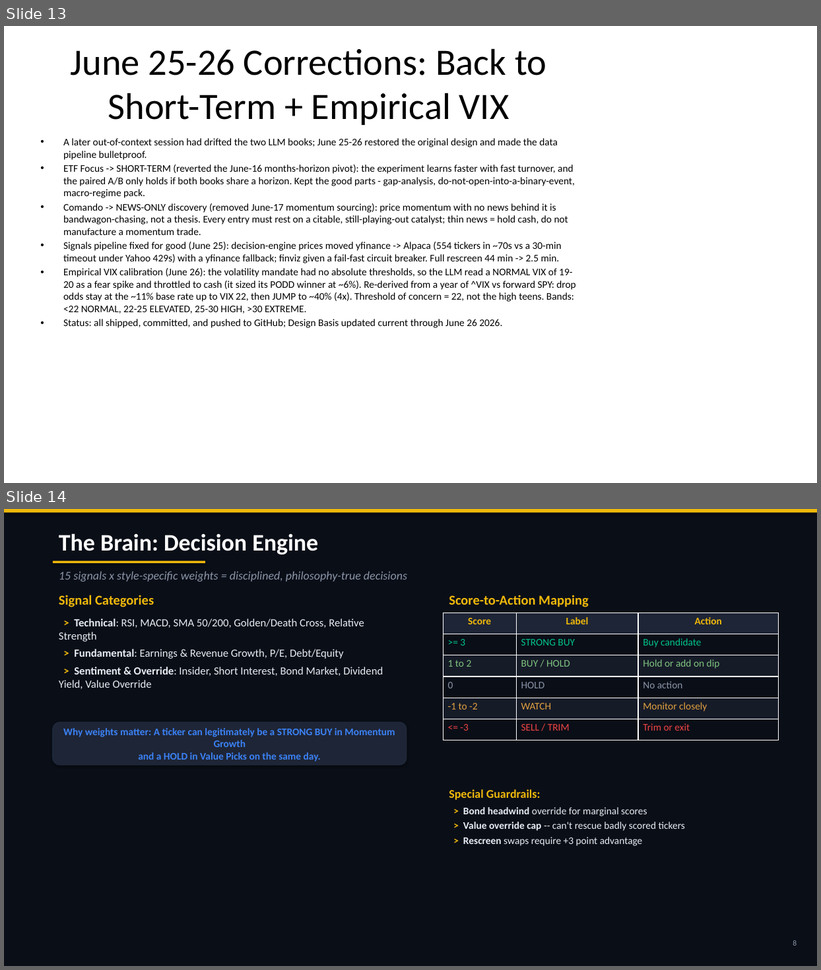
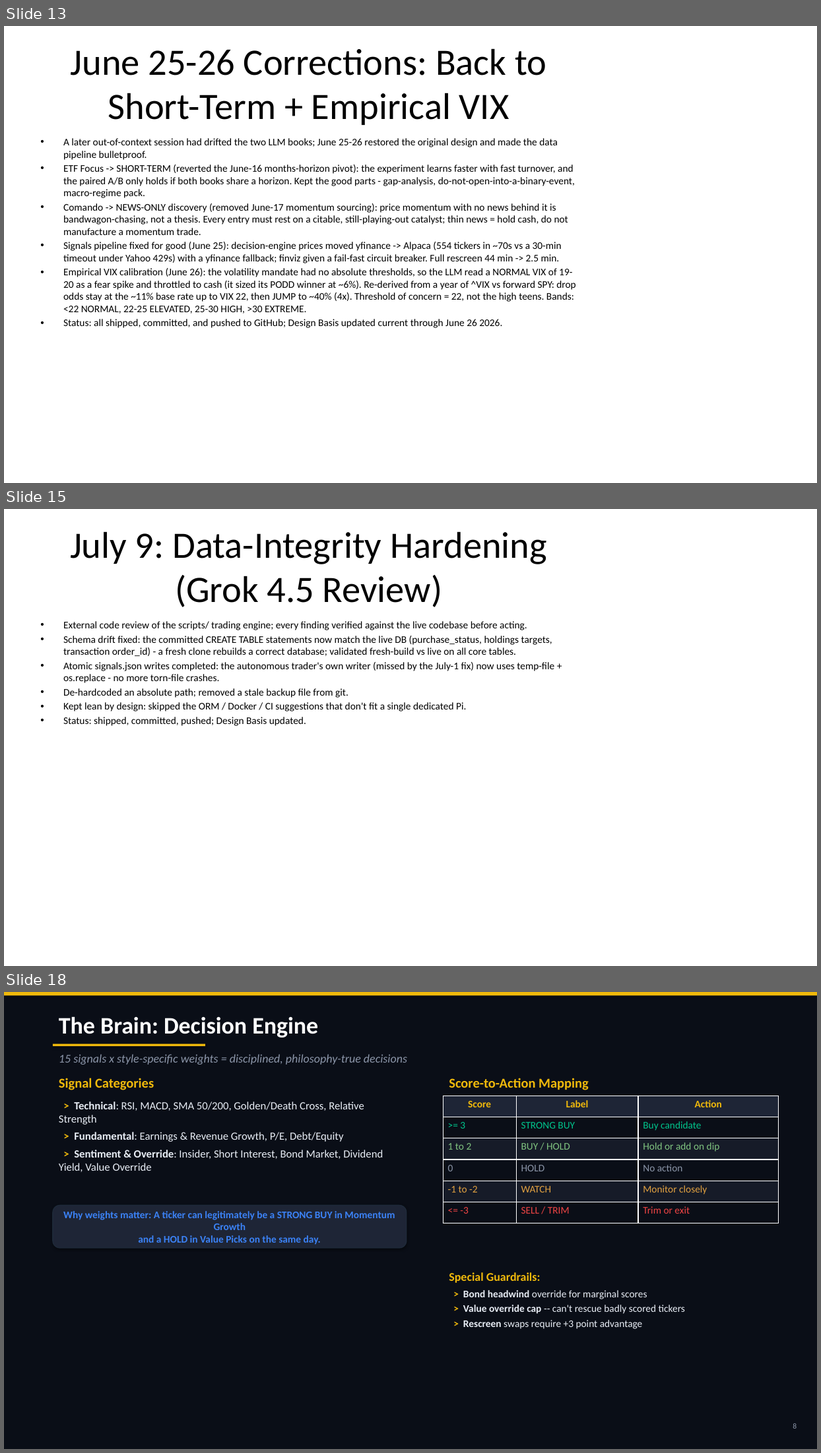
Before and after one commit to cbiggs1-tech/bigclaw-codebase, a slide deck: BigClaw_ShowAndTell.pptx. Shown one above the other, each under a label of ours: slides 13 and 14 before the commit, slides 13, 15 and 18 after it; the slides between them are not shown. The pictures are 821x970 and 821x1453 pixels, drawn with LibreOffice and Linux fonts; fonts in the diff are those of the drawing. Boxes give left, top, right and bottom in pixels: in the first picture for what was removed or moved away, otherwise in the second. Text is boxed around its words. In the diff, an @@ line names an element or a change of style, - is before the commit and + after.

```diff
--- a/BigClaw_ShowAndTell.pptx
+++ b/BigClaw_ShowAndTell.pptx
@@ slide 15 added at (4,509,817,966), background #FFFFFF @@
@@ title added at (70,531,547,607), 44 pt, text #000000 @@
+July 9: Data-Integrity Hardening (Grok 4.5 Review)
@@ text added at (63,621,554,726), 12 pt, text #000000 @@
+• External code review of the scripts/ trading engine; every finding verified against the live codebase before acting.
+• Schema drift fixed: the committed CREATE TABLE statements now match the live DB (purchase_status, holdings targets, transaction order_id) - a fresh clone rebuilds a correct database; validated fresh-build vs live on all core tables.
+• Atomic signals.json writes completed: the autonomous trader's own writer (missed by the July-1 fix) now uses temp-file + os.replace - no more torn-file crashes.
+• De-hardcoded an absolute path; removed a stale backup file from git.
+• Kept lean by design: skipped the ORM / Docker / CI suggestions that don't fit a single dedicated Pi.
+• Status: shipped, committed, pushed; Design Basis updated.
@@ what was slide 14 is now slide 18 @@
```
Also in this commit, not shown: 3 other slides added, 1 other file.
